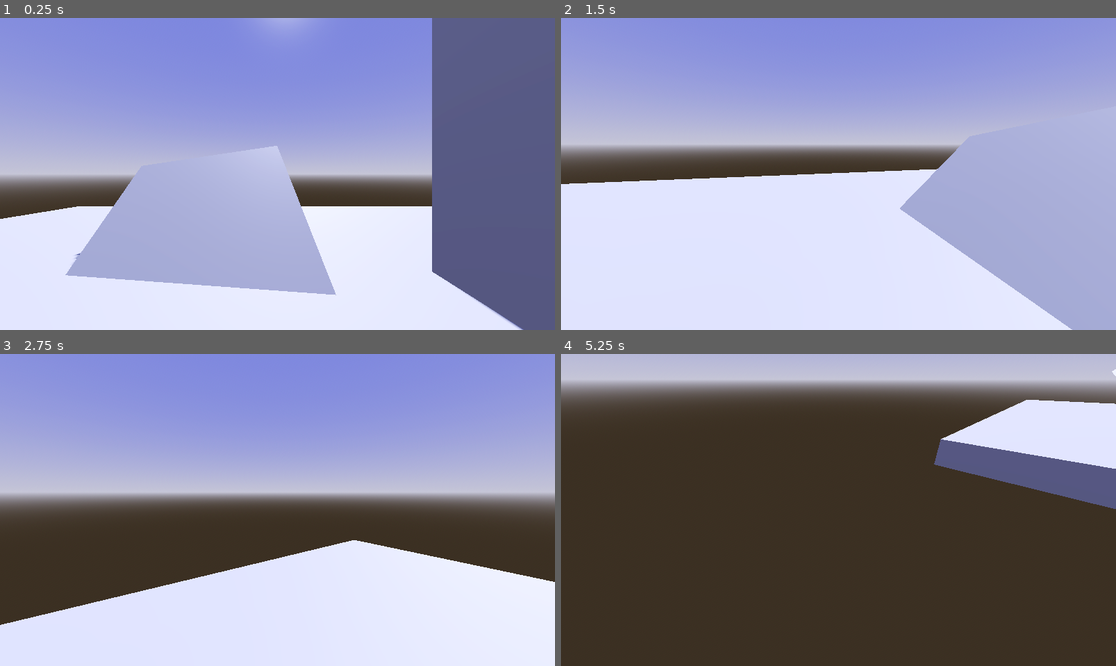
Above: before the commit, frames 1-4 (two rows, left to right).
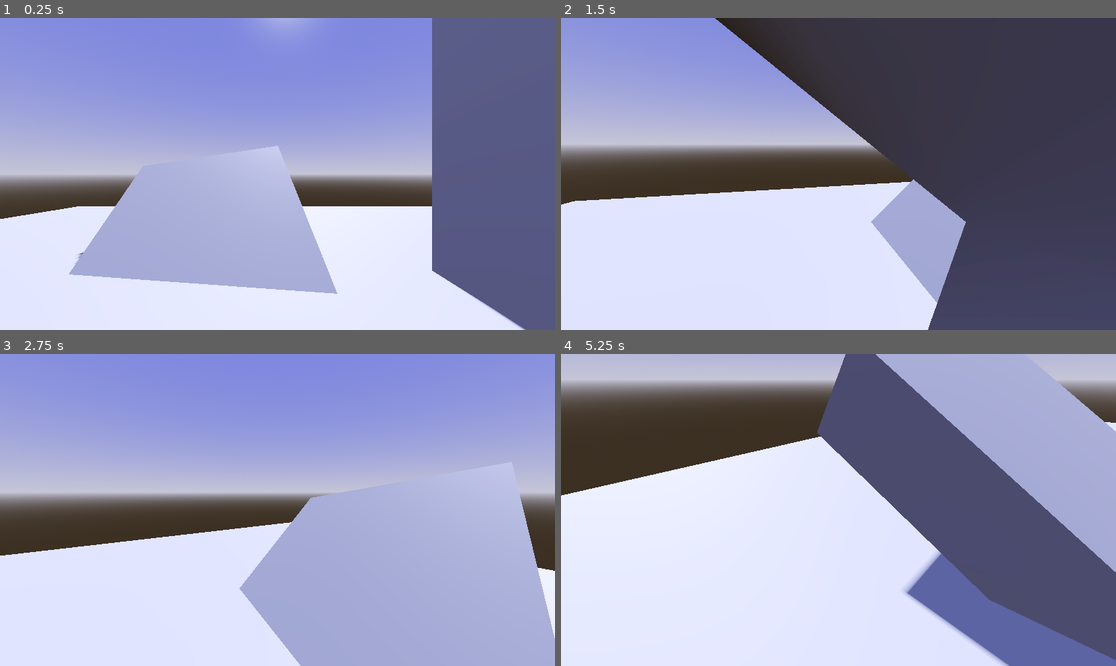
Above: after the commit, the same moments.

Repository: Pluki308/Godot-test
Game: Godot game, scene res://main.tscn
The game is run twice, just before and just after one commit, with the same random seed, the same clock (stepped at 60 frames per second) and the same inputs.
Inputs (mouse positions are in pixels of both pictures, inside the frame that each line leads up to):
- Up to frame 1 (0.25 s): no input
- Up to frame 2 (1.5 s): tap Enter at 0.5 s; move the mouse to (960, 158) at 0.52 s; press the mouse at (960, 158) at 0.53 s; hold D (right) 0.53-1.28 s; tap Space (jump) at 0.77, 1.07 s; tap Shift (sprint) at 0.8, 1.35 s; move the mouse to (810, 174) at 1.27 s; release the mouse at (810, 174) at 1.28 s; hold W (forwards) from 1.28 s (still down); click (810, 174) at 1.42 s
- Up to frame 3 (2.75 s): keep holding W (forwards); tap Space (jump) at 1.52, 1.82, 2.3 s; tap Ctrl (crouch, bound only after the commit) at 1.55 s; move the mouse to (288, 503) at 2.02 s; hold Ctrl (crouch, bound only after the commit) from 2.03 s (still down); click (288, 503) at 2.17 s
- Up to frame 4 (5.25 s): move the mouse to (832, 516) at 2.77 s; release Ctrl (crouch, bound only after the commit) at 2.78 s; tap Space (jump) at 2.85, 3.02, 3.32, 3.77, 4.07, 4.52, 4.82 s; click (832, 516) at 3.05 s; move the mouse to (877, 513) at 3.52 s; press the mouse at (877, 513) at 3.53 s; tap Shift (sprint) at 3.8, 4.35 s; tap Escape (ui_escape) at 4.15 s; move the mouse to (672, 463) at 4.27 s; release W (forwards) at 4.28 s; release the mouse at (672, 463) at 4.28 s; hold A (left) 4.28-5.03 s; click (672, 463) at 4.42 s; tap Ctrl (crouch, bound only after the commit) at 4.55 s; move the mouse to (844, 510) at 5.02 s; hold W (forwards) from 5.03 s (still down); hold Ctrl (crouch, bound only after the commit) from 5.03 s (still down); click (844, 510) at 5.17 s

The runs differ from the first frame. In frame 1, 0.5% of the frame differs, in the area x 0-95%, y 40-100%; in frame 2, 48%; in frame 3, 35%; in frame 4, 78%, in the area x 0-100%, y 0-100%.

Commit message:
jumping,crouching,sprinting

Diff:
--- /dev/null
+++ b/Scripts/character_body_3d.gd
@@ -0,0 +1,79 @@
+extends CharacterBody3D
+
+@export_group("Camera")
+@export_range(0.0,1.0) var mouse_sensitivity :=0.25
+
+@export_group("Movement")
+@export var max_move_speed:= 4.0
+var move_speed:=max_move_speed
+@export var crouching=false
+@export var sprinting=false
+@export var jump_strength= 4.0
+@export var acceleration:= 200.0
+@export var gravity := 9.8
+@export var camera_x_limit := PI / 2.0 - 0.01
+var jump:=false
+
+@onready var _camera: Camera3D = %Camera3D
+
+var _camera_input_direction:=Vector2.ZERO
+
+func _input(event: InputEvent) -> void:
+	if event.is_action_pressed("left_click"):
+		Input.mouse_mode = Input.MOUSE_MODE_CAPTURED
+	if event.is_action_pressed("ui_escape"):
+		Input.mouse_mode = Input.MOUSE_MODE_VISIBLE
+	if event.is_action_pressed("crouch"):
+		if crouching:
+			move_speed=max_move_speed
+			crouching=false
+			sprinting=false
+		elif not crouching:
+			move_speed=max_move_speed/2
+			crouching=true
+			sprinting=false
+	if event.is_action_pressed("sprint"):
+		if sprinting:
+			move_speed=max_move_speed
+			sprinting=false
+			crouching=false
+		elif not sprinting:
+			move_speed=max_move_speed*2
+			sprinting=true
+			crouching=false
+
+
+
+func _unhandled_input(event: InputEvent) -> void:
+	var is_camera_motion:=(event is InputEventMouseMotion and Input.get_mouse_mode()==Input.MOUSE_MODE_CAPTURED)
+	if is_camera_motion:
+		_camera_input_direction = event.screen_relative*mouse_sensitivity
+
+func _physics_process(delta: float) -> void:
+	_camera.rotation.x-=_camera_input_direction.y*delta
+	_camera.rotation.x = clamp(_camera.rotation.x, -camera_x_limit, camera_x_limit)
+	_camera.rotation.y-=_camera_input_direction.x*delta
+	_camera_input_direction=Vector2.ZERO
+
+	var raw_input := Input.get_vector("left","right", "forwards", "backwards")
+	var forward := Vector3(_camera.global_basis.z.x, 0, _camera.global_basis.z.z).normalized()
+	var right   := Vector3(_camera.global_basis.x.x, 0, _camera.global_basis.x.z).normalized()
+
+
+	var move_direction := forward * raw_input.y + right * raw_input.x
+
+	move_direction=move_direction.normalized()
+
+	if not is_on_floor():
+		velocity.y-=gravity*delta
+	else:
+		if Input.is_action_just_pressed("jump"):
+			velocity.y=jump_strength
+
+		else:
+			velocity.y=0.0
+
+	velocity.x = move_toward(velocity.x, move_direction.x * move_speed, acceleration * delta)
+	velocity.z = move_toward(velocity.z, move_direction.z * move_speed, acceleration * delta)
+
+	move_and_slide()
--- a/character_body_3d.gd
+++ /dev/null
@@ -1,39 +0,0 @@
-extends CharacterBody3D
-
-@export_group("Camera")
-@export_range(0.0,1.0) var mouse_sensitivity :=0.25
-
-@export_group("Movement")
-@export var move_speed:= 8.0
-@export var acceleration:= 200.0
-
-@onready var _camera: Camera3D = %Camera3D
-
-var _camera_input_direction:=Vector2.ZERO
-
-func _input(event: InputEvent) -> void:
-	if event.is_action_pressed("left_click"):
-		Input.mouse_mode = Input.MOUSE_MODE_CAPTURED
-	if event.is_action_pressed("ui_escape"):
-		Input.mouse_mode = Input.MOUSE_MODE_VISIBLE
-
-func _unhandled_input(event: InputEvent) -> void:
-	var is_camera_motion:=(event is InputEventMouseMotion and Input.get_mouse_mode()==Input.MOUSE_MODE_CAPTURED)
-	if is_camera_motion:
-		_camera_input_direction = event.screen_relative*mouse_sensitivity
-
-func _physics_process(delta: float) -> void:
-	%Camera3D.rotation.x-=_camera_input_direction.y*delta
-	%Camera3D.rotation.y-=_camera_input_direction.x*delta
-	_camera_input_direction=Vector2.ZERO
-
-	var raw_input := Input.get_vector("left","right", "forwards", "backwards")
-	var forward := _camera.global_basis.z
-	var right := _camera.global_basis.x
-
-	var move_direction := forward * raw_input.y + right * raw_input.x
-	move_direction.y=0.0
-	move_direction=move_direction.normalized()
-
-	velocity=velocity.move_toward(move_direction*move_speed,acceleration*delta)
-	move_and_slide()
--- a/main.tscn
+++ b/main.tscn
@@ -1,6 +1,6 @@
 [gd_scene load_steps=6 format=3 uid="uid://dhtflfyhye0mq"]
 
-[ext_resource type="Script" uid="uid://d0f6vwateqdhi" path="res://character_body_3d.gd" id="2_0xm2m"]
+[ext_resource type="Script" uid="uid://d0f6vwateqdhi" path="res://Scripts/character_body_3d.gd" id="2_0xm2m"]
 
 [sub_resource type="ProceduralSkyMaterial" id="ProceduralSkyMaterial_7dm0k"]
 sky_top_color = Color(0.372924, 0.404077, 0.767691, 1)
--- a/project.godot
+++ b/project.godot
@@ -10,7 +10,7 @@
 
 [application]
 
-config/name="New Game Project"
+config/name="Godot-Test"
 run/main_scene="res://main.tscn"
 config/features=PackedStringArray("4.4", "Forward Plus")
 config/icon="res://icon.svg"
@@ -71,3 +71,8 @@
 "events": [Object(InputEventKey,"resource_local_to_scene":false,"resource_name":"","device":-1,"window_id":0,"alt_press …(195 unchanged characters)…
 ]
 }
+crouch={
+"deadzone": 0.2,
+"events": [Object(InputEventKey,"resource_local_to_scene":false,"resource_name":"","device":-1,"window_id":0,"alt_pressed":false,"shift_pressed":false,"ctrl_pressed":false,"meta_pressed":false,"pressed":false,"keycode":0,"physical_keycode":4194326,"key_label":0,"unicode":0,"location":0,"echo":false,"script":null)
+]
+}
Renamed: character_body_3d.gd.uid -> Scripts/character_body_3d.gd.uid
Binary file added: Textures/concrete-blocks-and-grass-landscaping-5efe3550679e4-1250.jpg
Not shown, added: Textures/concrete-blocks-and-grass-landscaping-5efe3550679e4-1250.jpg.import
